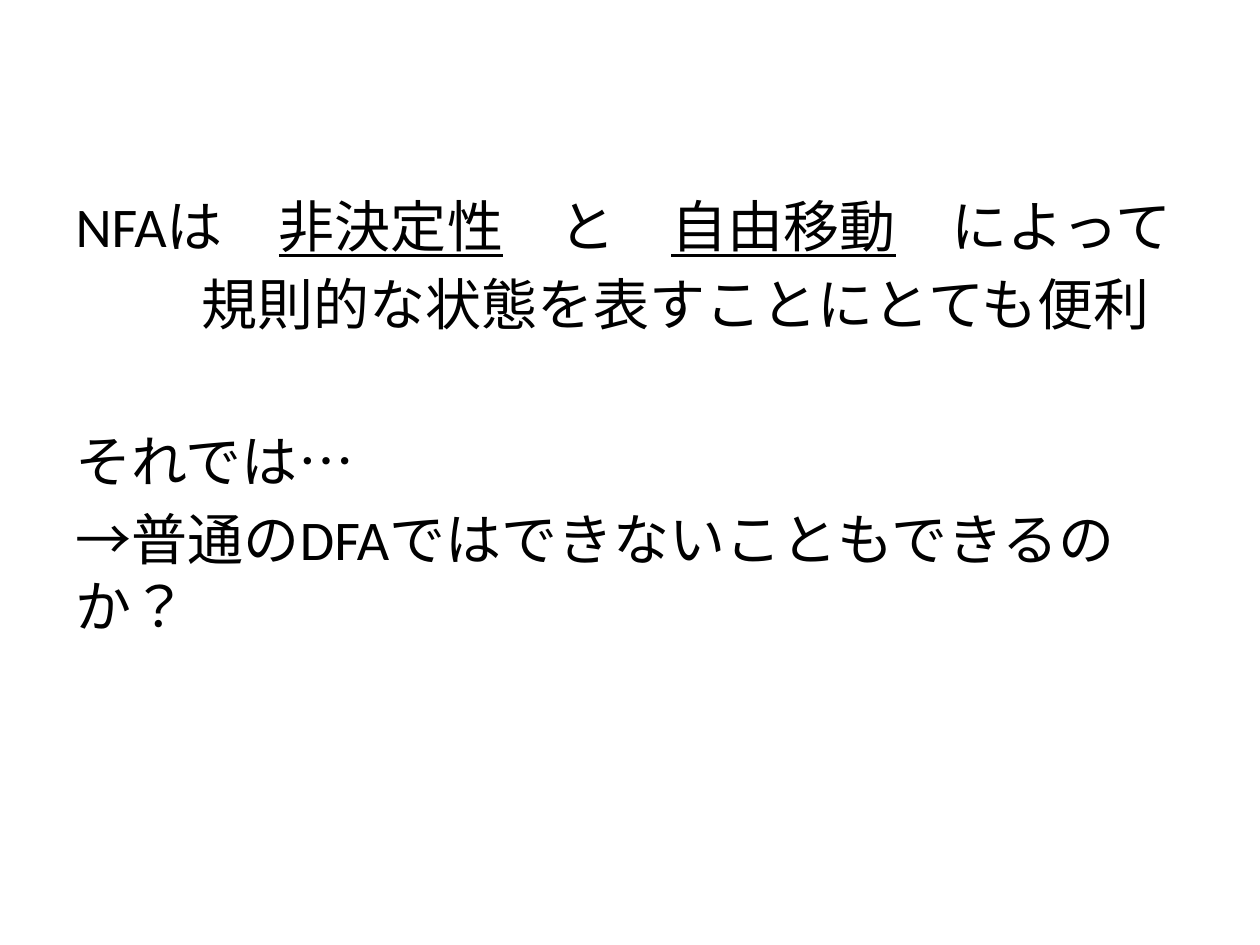
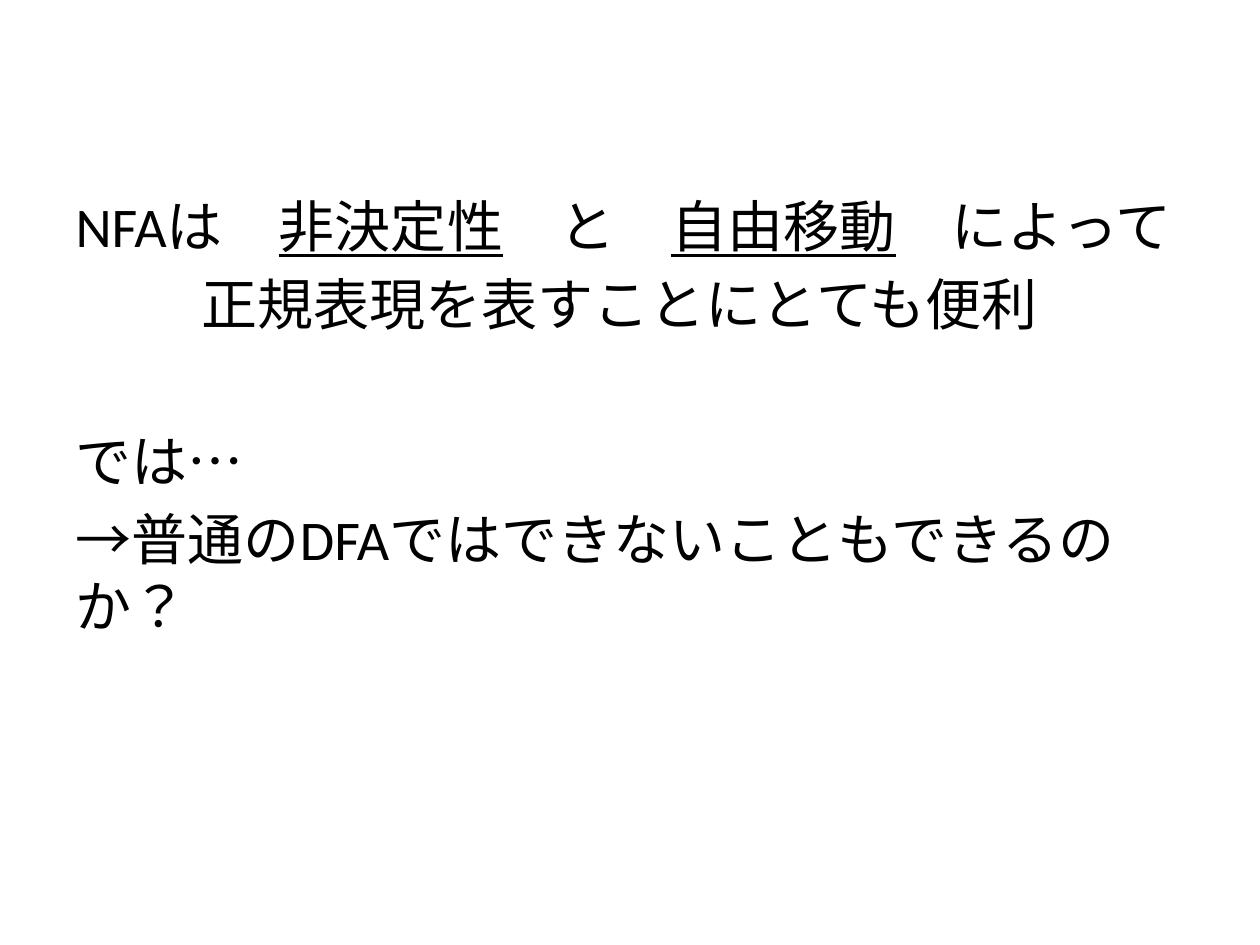
Before and after one commit to class-snct-rikitakelab/Understanding-Computation, a slide deck: slide 2 of material/The_Simplest_Conputer_equivalance.pptx. Drawn at 1260x945 pixels with LibreOffice and Linux fonts; fonts in the diff are those of the drawing. Boxes give left, top, right and bottom in pixels: in the first picture for what was removed or moved away, otherwise in the second. Text is boxed around its words. In the diff, an @@ line names an element or a change of style, - is before the commit and + after.

```diff
--- a/material/The_Simplest_Conputer_equivalance.pptx
+++ b/material/The_Simplest_Conputer_equivalance.pptx
@@ text at <box>76,278,1038,484</box>: text changed @@
-規則的な状態を表すことにとても便利
-それでは…
+正規表現を表すことにとても便利
+では…
```
Also in this commit, not shown: 3 other files.
